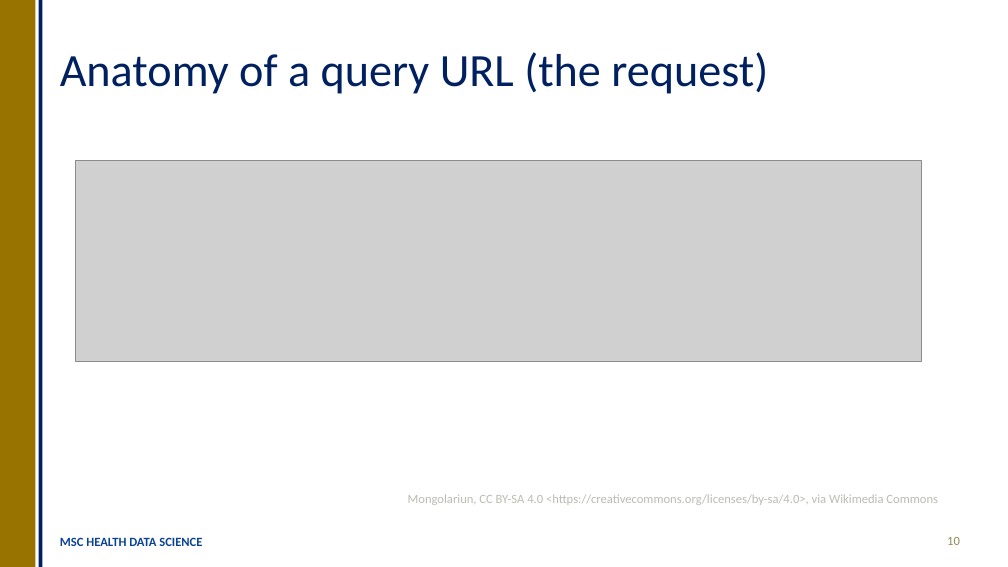
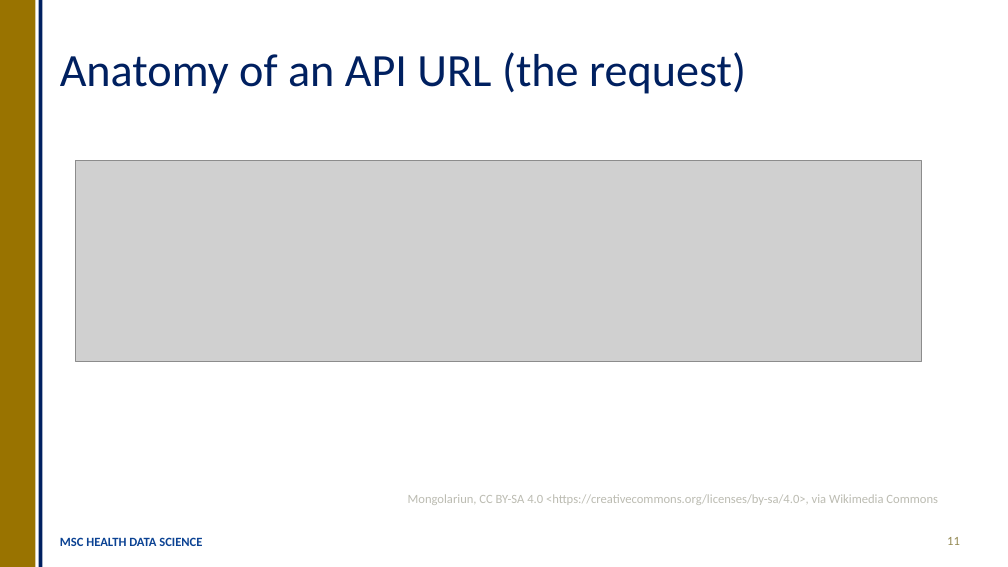
Before and after one commit to OllyButters/HDS-plumber, a slide deck: slide 11 of api_plumber_slides.pptx (slide 10 before the commit). Drawn at 1008x567 pixels with LibreOffice and Linux fonts; fonts in the diff are those of the drawing; grey boxes stand for pictures. Boxes give left, top, right and bottom in pixels: in the first picture for what was removed or moved away, otherwise in the second. Text is boxed around its words. In the diff, an @@ line names an element or a change of style, - is before the commit and + after.

```diff
--- a/api_plumber_slides.pptx
+++ b/api_plumber_slides.pptx
@@ title at (60, 52, 746, 94): text changed @@
-Anatomy of a query URL (the request)
+Anatomy of an API URL (the request)
@@ page number at (947, 537, 960, 545): text changed @@
-10
+11
```
Also in this commit, not shown: 9 other slides changed, 2 slides added, 2 other files.
